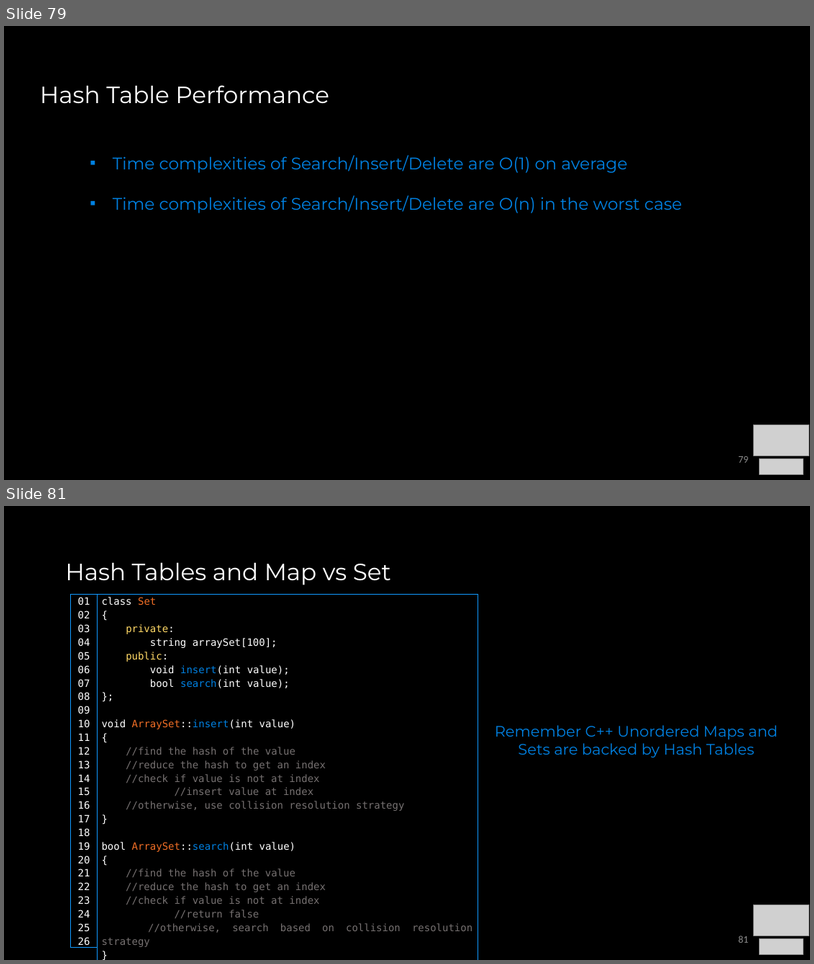
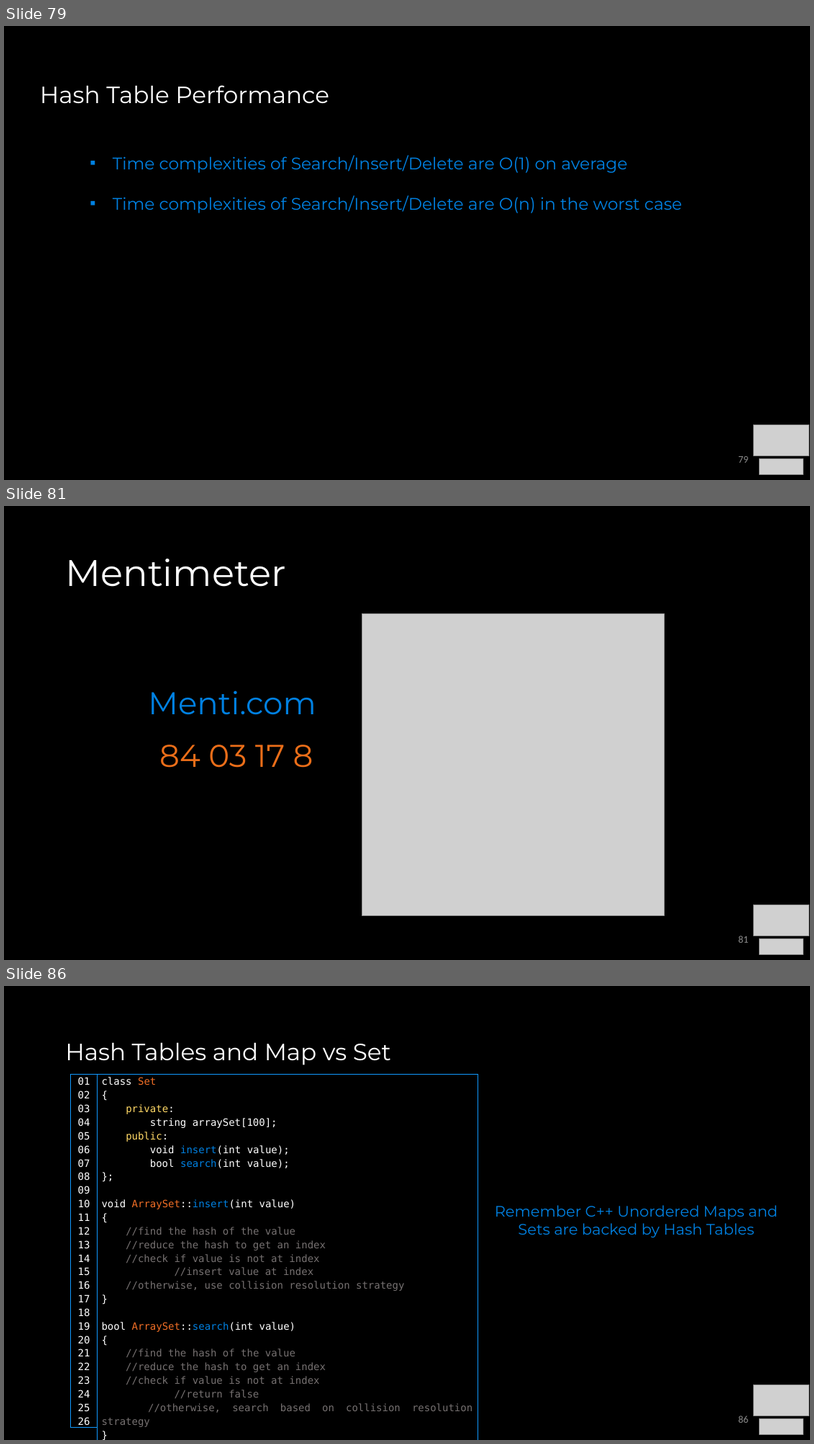
Before and after one commit to COP3530/Instructional-Content, a slide deck: Slides/Slides-PPT/7 - Sets, Maps, HashTables.pptx. Shown one above the other, each under a label of ours: slides 79 and 81 before the commit, slides 79, 81 and 86 after it; the slides between them are not shown. The pictures are 814x964 and 814x1444 pixels, drawn with LibreOffice and Linux fonts; fonts in the diff are those of the drawing; grey boxes stand for pictures. Boxes give left, top, right and bottom in pixels: in the first picture for what was removed or moved away, otherwise in the second. Text is boxed around its words. In the diff, an @@ line names an element or a change of style, - is before the commit and + after.

```diff
--- a/Slides/Slides-PPT/7 - Sets, Maps, HashTables.pptx
+++ b/Slides/Slides-PPT/7 - Sets, Maps, HashTables.pptx
@@ slide 81 added at (4,506,810,960), background #000000 @@
@@ title added at (65,559,286,587), 44 pt, text #FFFFFF @@
+Mentimeter
@@ picture added at (363,614,665,916) @@
@@ text added at (148,690,316,767), 37.4 pt, text #0081E2 @@
+Menti.com
+84 03 17 8
@@ picture added at (754,905,810,936) @@
@@ page number added at (738,935,748,942), 12 pt, text #8C8C8C @@
+81
@@ picture added at (759,939,804,955) @@
@@ what was slide 81 is now slide 86 @@
@@ page number at (738,1415,748,1422): text changed @@
-81
+86
```
Also in this commit, not shown: 1 slide changed, 4 other slides added, 1 other file.
